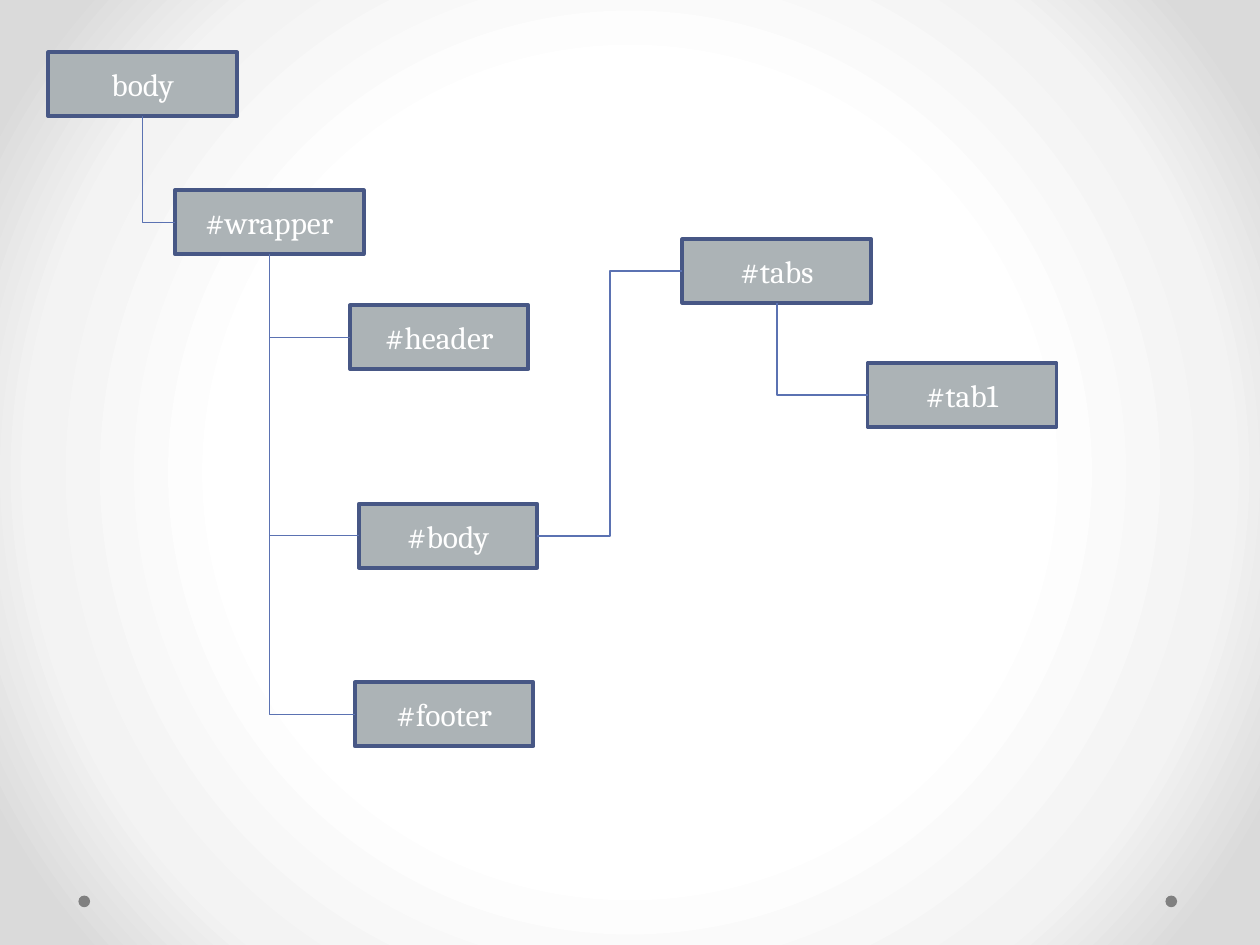
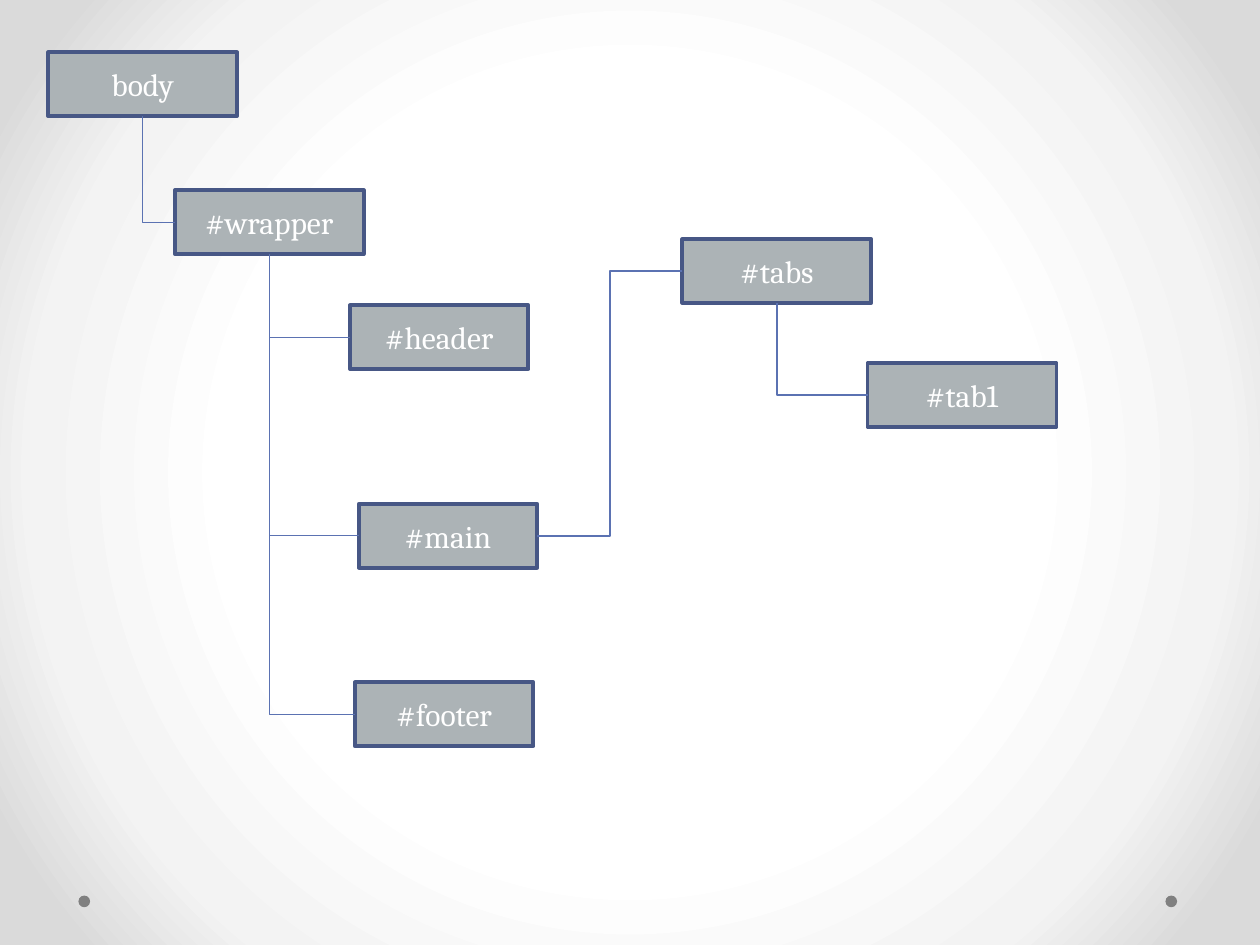
Before and after one commit to JamesLeB/Kevin, a slide deck: slide 3 of Document.pptx. Drawn at 1260x945 pixels with LibreOffice and Linux fonts; fonts in the diff are those of the drawing. Boxes give left, top, right and bottom in pixels: in the first picture for what was removed or moved away, otherwise in the second. Text is boxed around its words. In the diff, an @@ line names an element or a change of style, - is before the commit and + after.

Commit message:
Update Document

```diff
--- a/Document.pptx
+++ b/Document.pptx
@@ text in rectangle at (405, 527, 491, 548): text changed @@
-#body
+#main
```
